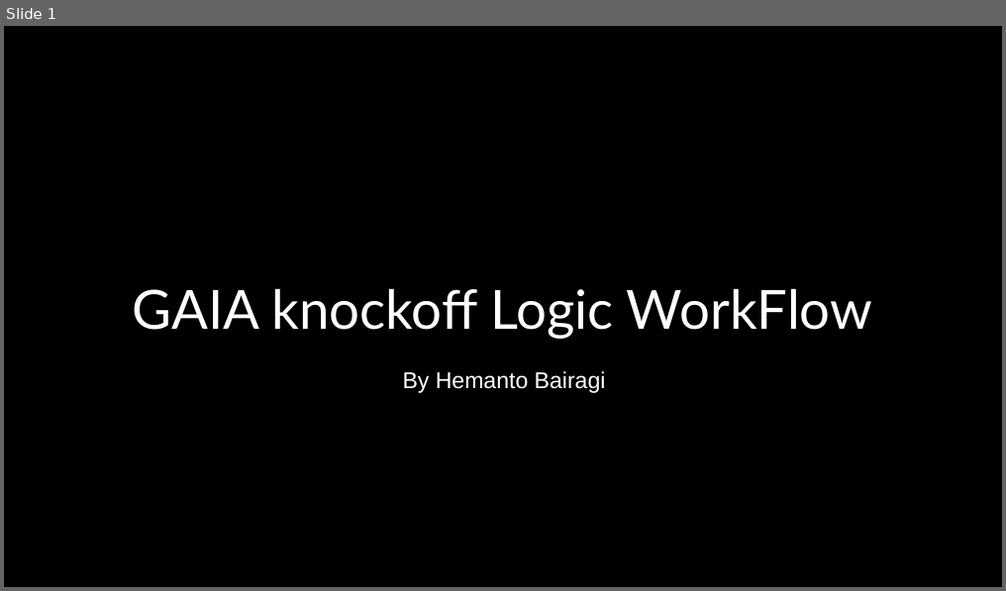
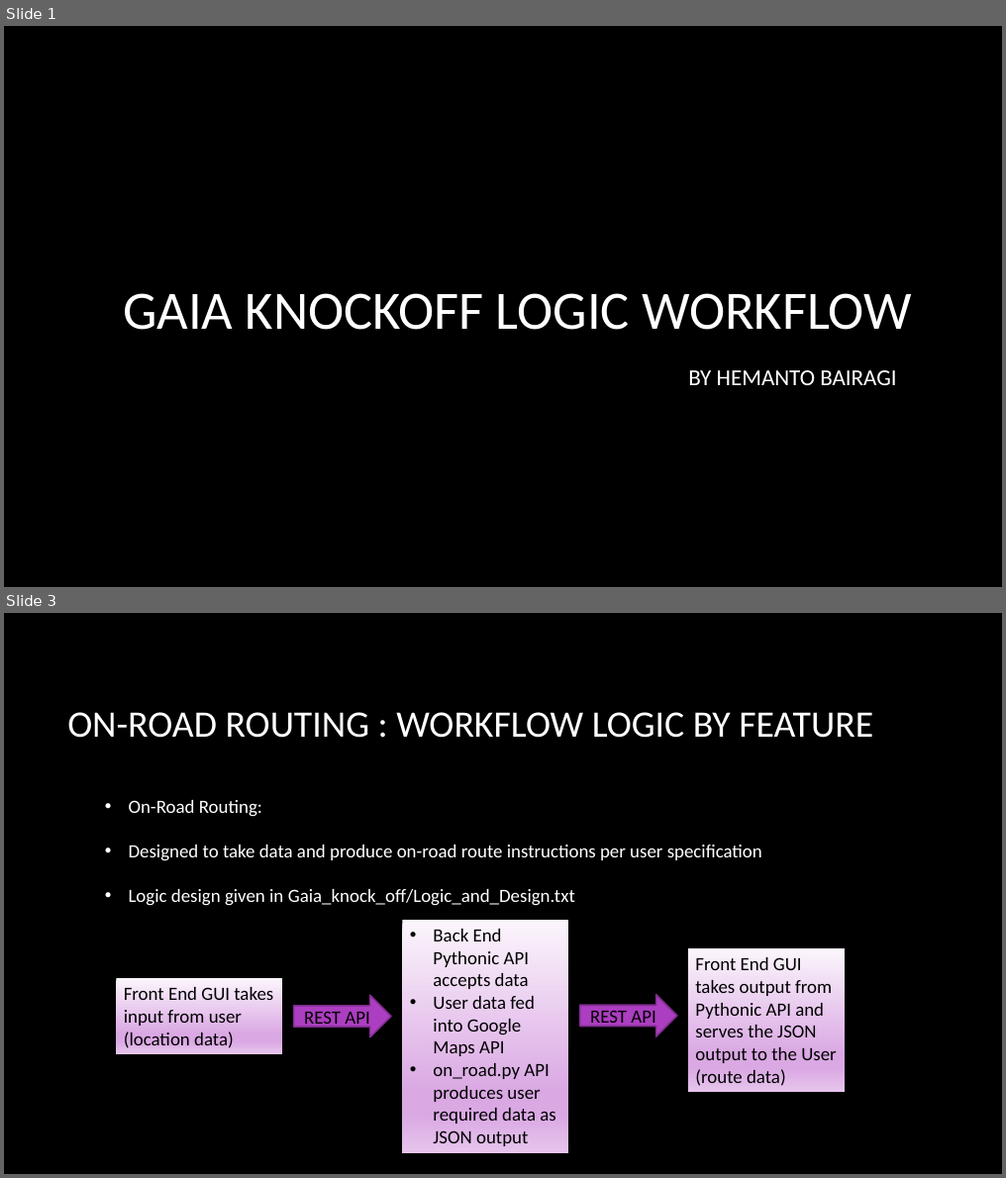
Before and after one commit to Orko24/PLTR_GAIA_4, a slide deck: Workflow/GAIA knockoff Logic WorkFlow.pptx. Shown one above the other, each under a label of ours: slide 1 before the commit, slides 1 and 3 after it; the slides between them are not shown. The pictures are 1006x591 and 1006x1178 pixels, drawn with LibreOffice and Linux fonts; fonts in the diff are those of the drawing; background and template pictures are left out; a plain dark background stands for a picture behind light text. Boxes give left, top, right and bottom in pixels: in the first picture for what was removed or moved away, otherwise in the second. Text is boxed around its words. In the diff, an @@ line names an element or a change of style, - is before the commit and + after.

Commit message:
logic update

```diff
--- a/Workflow/GAIA knockoff Logic WorkFlow.pptx
+++ b/Workflow/GAIA knockoff Logic WorkFlow.pptx
@@ slide 3 added at bbox=[4, 613, 1002, 1174], background picture (left out) @@
@@ title added at bbox=[67, 712, 873, 738], 36 pt, text #FFFFFF @@
+ON-ROAD ROUTING : WORKFLOW LOGIC BY FEATURE
@@ text added at bbox=[129, 800, 762, 906], 18 pt, text #FFFFFF @@
+  • On-Road Routing:
+  • Designed to take data and produce on-road route instructions per user specification
+  • Logic design given in Gaia_knock_off/Logic_and_Design.txt
@@ rectangle added at bbox=[402, 920, 568, 1155], fill gradient #FBF5FC to #DAA8E3 to #E6C5EC, 18 pt, text #000000 @@
+• Back End Pythonic API accepts data
+• User data fed into Google Maps API
+• on_road.py API produces user required data as JSON output
@@ rectangle added at bbox=[688, 950, 845, 1093], fill gradient #FBF5FC to #DAA8E3 to #E6C5EC, 18 pt, text #000000 @@
+Front End GUI takes output from Pythonic API and serves the JSON output to the User (route data)
@@ rectangle added at bbox=[116, 979, 282, 1055], fill gradient #FBF5FC to #DAA8E3 to #E6C5EC, 18 pt, text #000000 @@
+Front End GUI takes input from user (location data)
@@ right arrow added at bbox=[294, 995, 391, 1038], fill #AC3EC1, outline #7F2E8F 1.5 pt, 18 pt, text #000000 @@
+REST API
@@ right arrow added at bbox=[580, 995, 677, 1037], fill #AC3EC1, outline #7F2E8F 1.5 pt, 18 pt, text #000000 @@
+REST API
@@ slide 1 changed as well @@
@@ rectangle removed at bbox=[4, 26, 1002, 587] @@
@@ title at bbox=[123, 293, 912, 330]: text changed; font Lato to Calibri @@
-GAIA knockoff Logic WorkFlow
+GAIA KNOCKOFF LOGIC WORKFLOW
@@ subtitle at bbox=[688, 371, 896, 385]: text changed; font Arial to Calibri @@
-By Hemanto Bairagi
+BY HEMANTO BAIRAGI
```
Also in this commit, not shown: 1 other slide changed, 5 other slides added, 3 other files.
